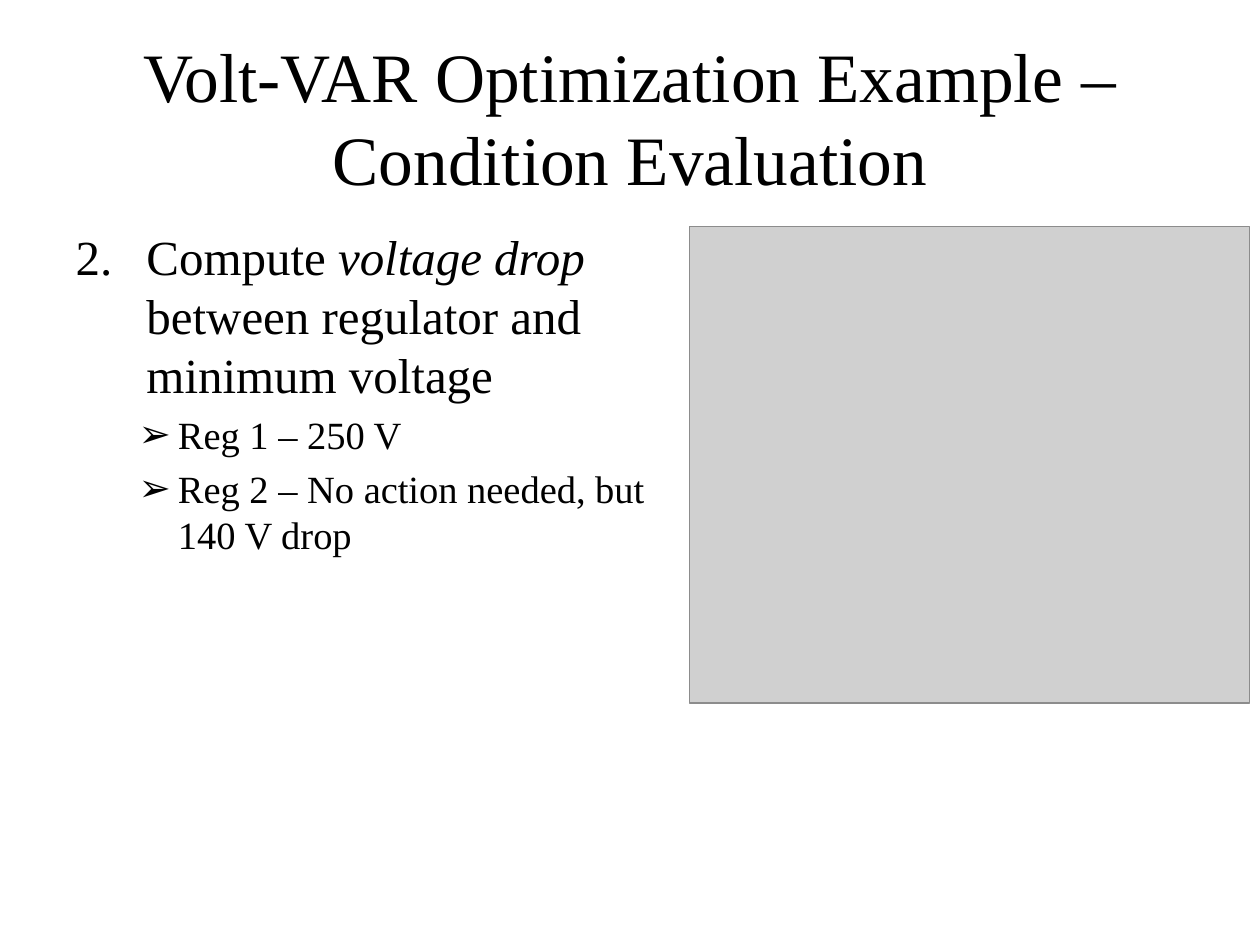
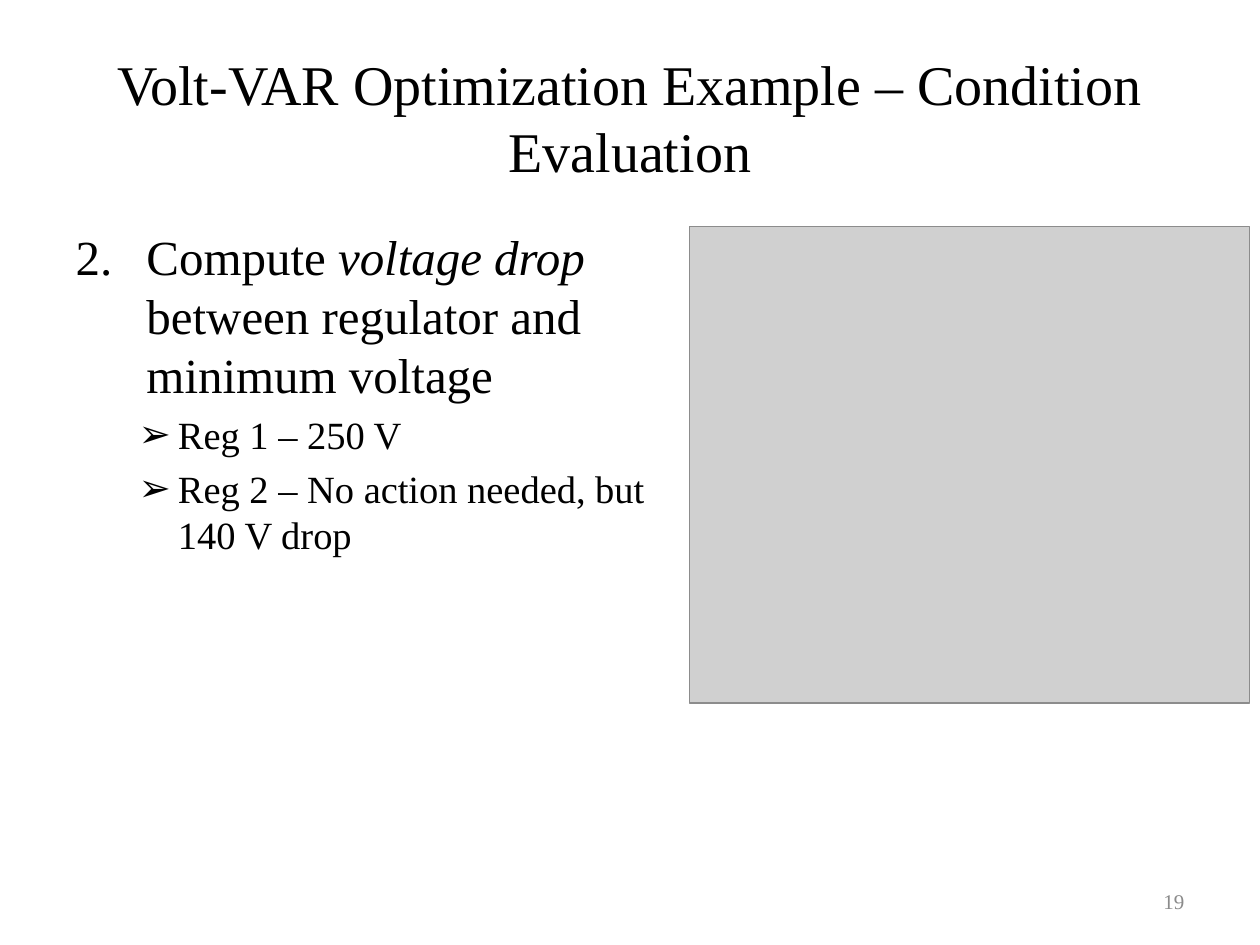
Before and after one commit to gridlab-d/course, a slide deck: slide 19 of University of Washington Class/Module 6 - Volt-VAR Optimization.pptx (slide 18 before the commit). Drawn at 1260x945 pixels with LibreOffice and Linux fonts; fonts in the diff are those of the drawing; grey boxes stand for pictures. Boxes give left, top, right and bottom in pixels: in the first picture for what was removed or moved away, otherwise in the second. Text is boxed around its words. In the diff, an @@ line names an element or a change of style, - is before the commit and + after.

```diff
--- a/University of Washington Class/Module 6 - Volt-VAR Optimization.pptx
+++ b/University of Washington Class/Module 6 - Volt-VAR Optimization.pptx
@@ title "Volt-VAR Optimization Example – Condition ..." at (x1=117, y1=66, x2=1141, y2=173): size 39.6 to 32 pt @@
@@ page number added at (x1=1163, y1=895, x2=1184, y2=909), 12 pt, text #8C8C8C @@
+19
```
Also in this commit, not shown: 29 other slides changed, 1 slide added, 7 other files.
